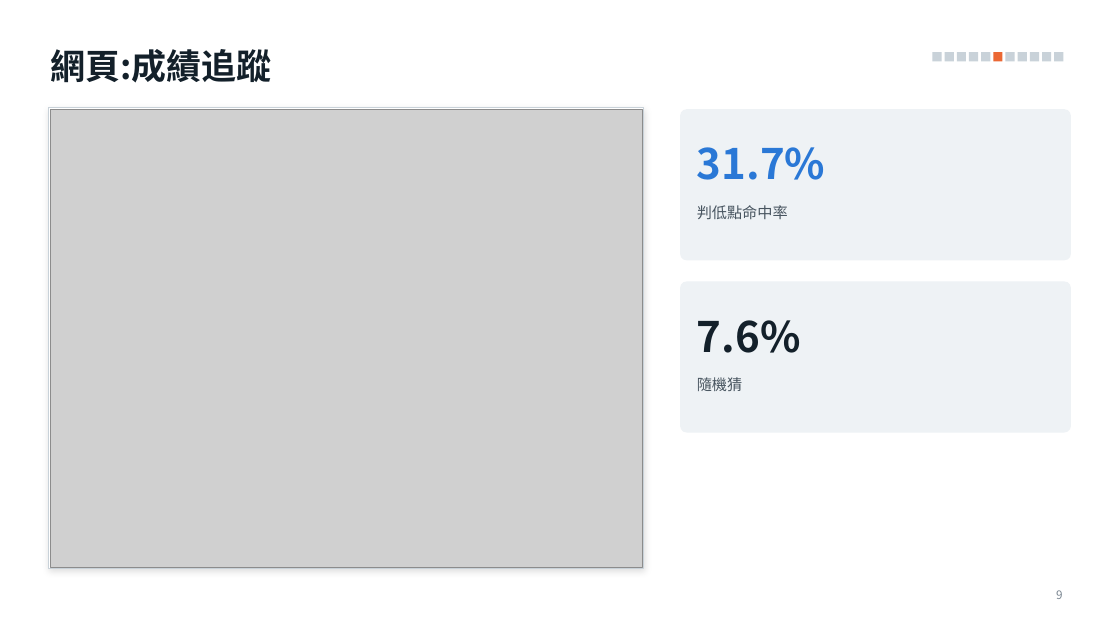
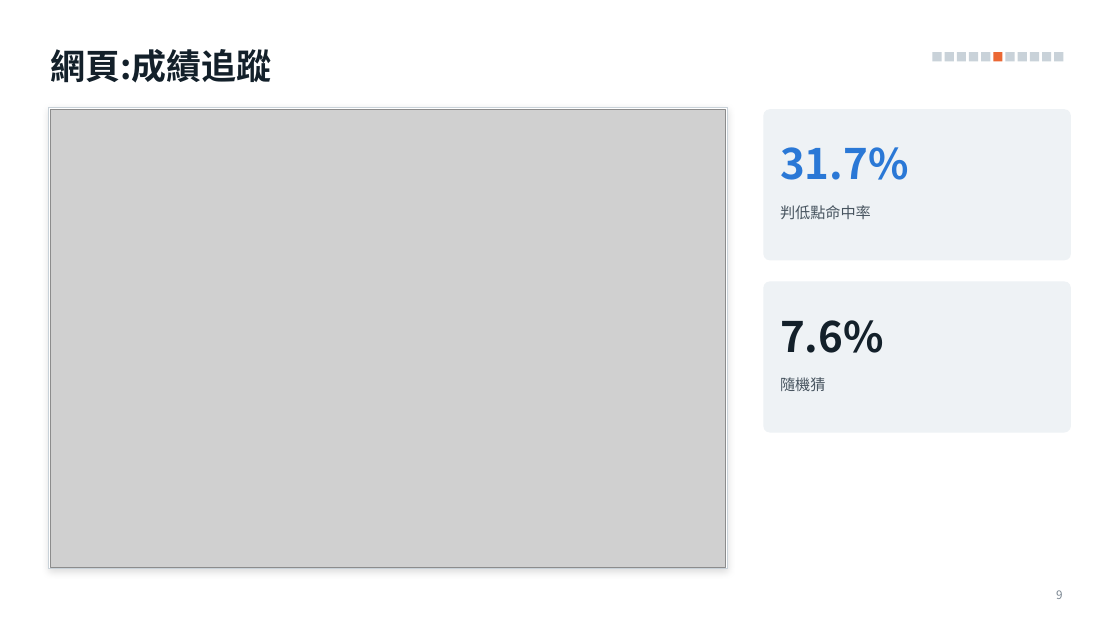
Before and after one commit to alextixu/fcukproject, a slide deck: slide 9 of method_kline_peak/report/kline_peak_report.pptx. Drawn at 1120x630 pixels with LibreOffice and Linux fonts; fonts in the diff are those of the drawing; grey boxes stand for pictures. Boxes give left, top, right and bottom in pixels: in the first picture for what was removed or moved away, otherwise in the second. Text is boxed around its words. In the diff, an @@ line names an element or a change of style, - is before the commit and + after.

```diff
--- a/method_kline_peak/report/kline_peak_report.pptx
+++ b/method_kline_peak/report/kline_peak_report.pptx
@@ rectangle resized from (x1=49, y1=108, x2=644, y2=569) to (x1=49, y1=108, x2=728, y2=569) @@
@@ picture resized from (x1=50, y1=109, x2=643, y2=567) to (x1=50, y1=109, x2=726, y2=567) @@
@@ rounded rectangle resized from (x1=681, y1=109, x2=1071, y2=260) to (x1=764, y1=109, x2=1071, y2=260) @@
@@ text "31.7%" moved from (x1=697, y1=147, x2=825, y2=180) to (x1=780, y1=147, x2=908, y2=180) @@
@@ text "判低點命中率" moved from (x1=697, y1=205, x2=788, y2=219) to (x1=780, y1=205, x2=871, y2=219) @@
@@ rounded rectangle resized from (x1=681, y1=281, x2=1071, y2=433) to (x1=764, y1=281, x2=1071, y2=433) @@
@@ text "7.6%" moved from (x1=697, y1=320, x2=801, y2=353) to (x1=780, y1=320, x2=884, y2=353) @@
@@ text "隨機猜" moved from (x1=697, y1=377, x2=742, y2=391) to (x1=780, y1=377, x2=825, y2=391) @@
```
Also in this commit, not shown: 1 other slide changed, 6 other files.
